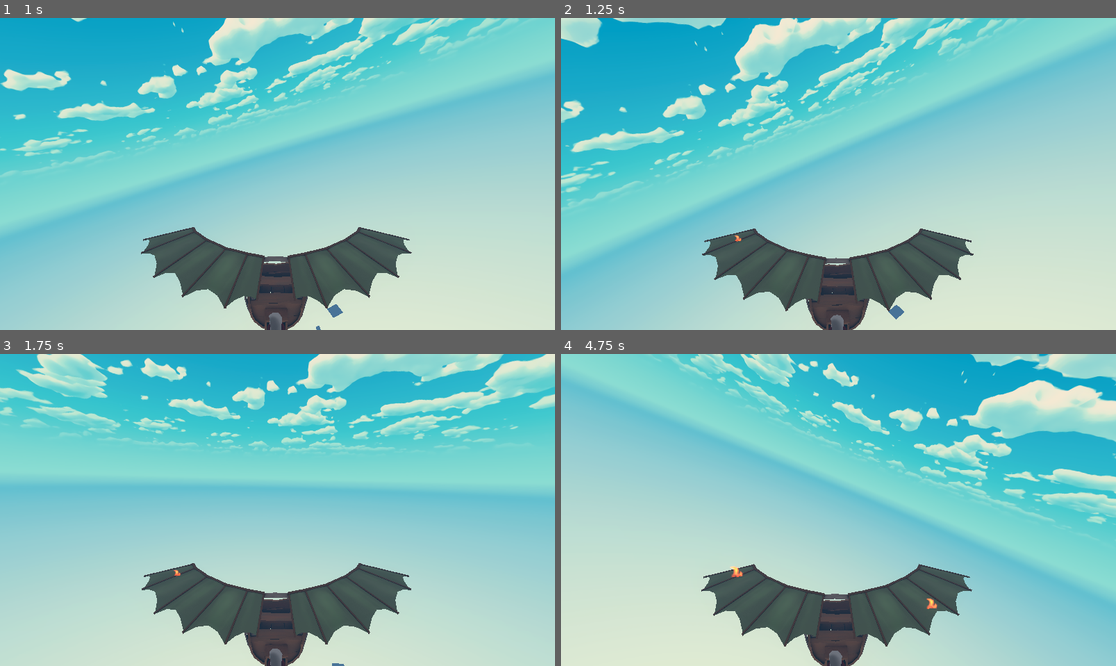
Above: before the commit, frames 1-4 (two rows, left to right).
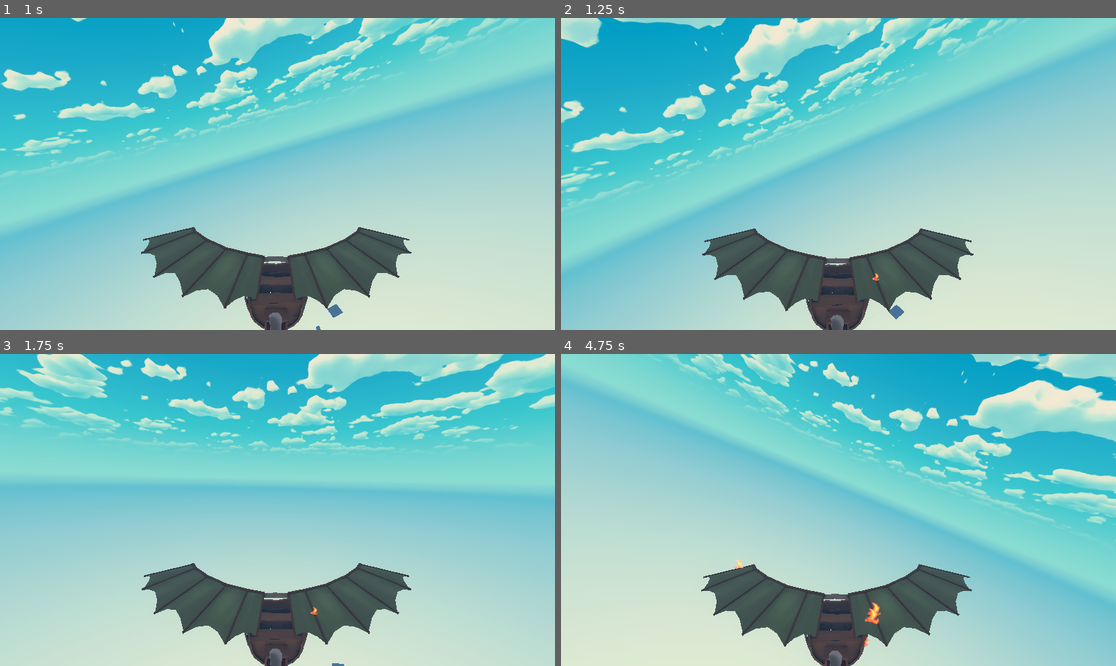
Above: after the commit, the same moments.

Repository: SimDubz/godot_gamejam_01
Game: Godot game, scene res://scenes/game_world.tscn
The game is run twice, just before and just after one commit, with the same random seed, the same clock (stepped at 60 frames per second) and the same inputs.
Inputs (mouse positions are in pixels of both pictures, inside the frame that each line leads up to):
- Up to frame 1 (1 s): tap Enter (ui_accept) at 0.5, 0.77 s; move the mouse to (305, 174) at 0.52 s; hold E (rotate_right) from 0.53 s (still down)
- Up to frame 2 (1.25 s): keep holding E (rotate_right)
- Up to frame 3 (1.75 s): move the mouse to (249, 510) at 1.27 s; release E (rotate_right) at 1.28 s; hold Q (rotate_left) from 1.28 s (still down); tap Enter (ui_accept) at 1.52 s
- Up to frame 4 (4.75 s): move the mouse to (849, 503) at 2.02 s; release Q (rotate_left) at 2.03 s; hold E (rotate_right) 2.03-3.53 s; move the mouse to (832, 516) at 2.77 s; tap Enter (ui_accept) at 3.02, 3.77, 4.52 s; move the mouse to (877, 513) at 3.52 s; hold Q (rotate_left) from 3.53 s (still down); move the mouse to (794, 506) at 4.27 s

Frame 1 is identical in both runs. In frame 2, less than 0.1% of the frame differs, in the area x 31-58%, y 69-85%; in frame 3, less than 0.1%; in frame 4, 0.3%, in the area x 30-68%, y 65-94%.

Commit message:
Removed floating boat

Diff:
--- a/scenes/environment.tscn
+++ b/scenes/environment.tscn
@@ -1,11 +1,8 @@
-[gd_scene load_steps=3 format=3 uid="uid://bcqmj2ims1lsf"]
+[gd_scene load_steps=2 format=3 uid="uid://bcqmj2ims1lsf"]
 
 [ext_resource type="PackedScene" uid="uid://dmup8p3f7vm3j" path="res://scenes/sky.tscn" id="1_6thxk"]
-[ext_resource type="PackedScene" uid="uid://bcyokri8rejgf" path="res://assets/barrel_plane.tscn" id="1_eua65"]
 
 [node name="Environment" type="Node3D"]
-
-[node name="barrel_plane" parent="." instance=ExtResource("1_eua65")]
 
 [node name="DirectionalLight3D" type="DirectionalLight3D" parent="."]
 transform = Transform3D(-0.866024, -0.433016, 0.250001, 0, 0.499998, 0.866026, -0.500003, 0.749999, -0.43301, 0, 100, 0)
--- a/scenes/progression_menu.tscn
+++ b/scenes/progression_menu.tscn
@@ -1,6 +1,6 @@
 [gd_scene load_steps=2 format=3 uid="uid://bunp7qwj0s47n"]
 
-[ext_resource type="Script" path="res://scenes/progression_menu.gd" id="1_pa1ab"]
+[ext_resource type="Script" path="res://scripts/progression_menu.gd" id="1_pa1ab"]
 
 [node name="ProgressionMenu" type="Control"]
 layout_mode = 3
Renamed: scenes/progression_menu.gd -> scripts/progression_menu.gd
